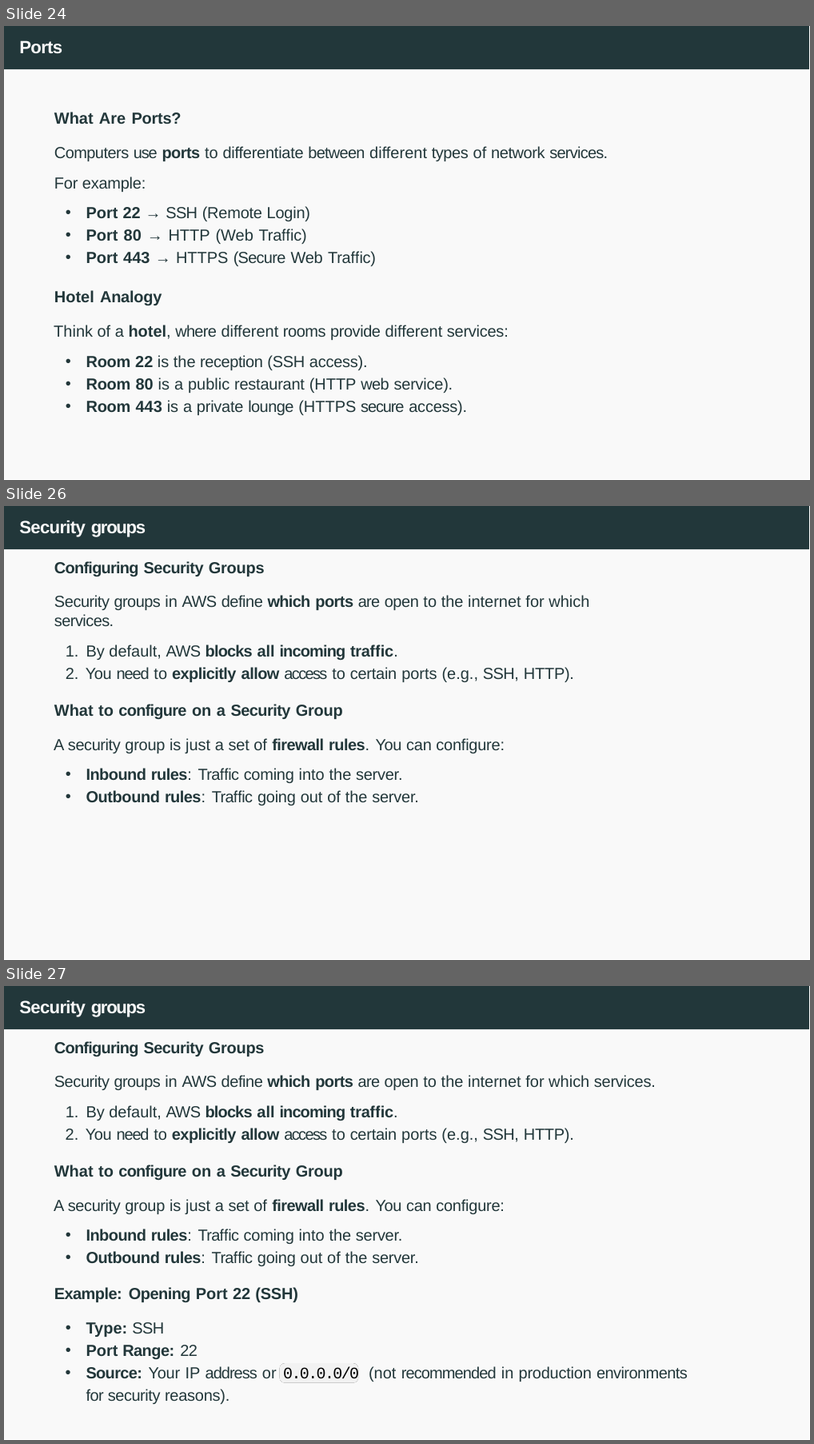
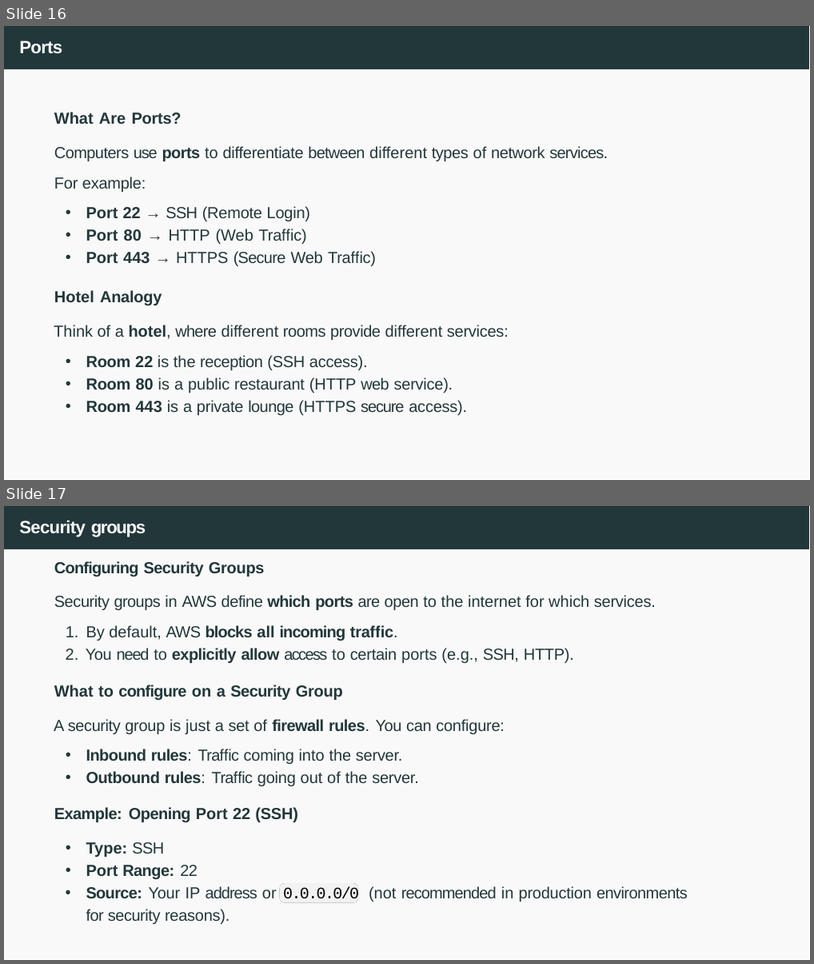
Before and after one commit to joanpaucm/HPDCB, a slide deck: src/slides/Session 3 - Introduction to AWS + EC2-2026.pptx. Shown one above the other, each under a label of ours: slides 24, 26 and 27 before the commit, slides 16 and 17 after it; the slides between them are not shown. The pictures are 814x1444 and 814x964 pixels, drawn with LibreOffice and Linux fonts; fonts in the diff are those of the drawing. Boxes give left, top, right and bottom in pixels: in the first picture for what was removed or moved away, otherwise in the second. Text is boxed around its words. In the diff, an @@ line names an element or a change of style, - is before the commit and + after.

```diff
--- a/src/slides/Session 3 - Introduction to AWS + EC2-2026.pptx
+++ b/src/slides/Session 3 - Introduction to AWS + EC2-2026.pptx
@@ slide 26 removed at (4, 506, 810, 960), background #FFFFFF; not listed: 2 template elements that a slide beside it also shows @@
@@ title removed at (19, 520, 146, 537) @@
-Security groups
@@ text removed at (54, 561, 590, 805) @@
-Configuring Security Groups
-Security groups in AWS define which ports are open to the internet for which services.
-1. By default, AWS blocks all incoming traﬀic.
-2. You need to explicitly allow access to certain ports (e.g., SSH, HTTP).
-What to configure on a Security Group
-A security group is just a set of firewall rules. You can configure:
-  • Inbound rules: Traﬀic coming into the server.
-  • Outbound rules: Traﬀic going out of the server.
@@ what was slide 24 is now slide 16 @@
@@ what was slide 27 is now slide 17 @@
```
Also in this commit, not shown: 19 other slides removed, 3 other files.
